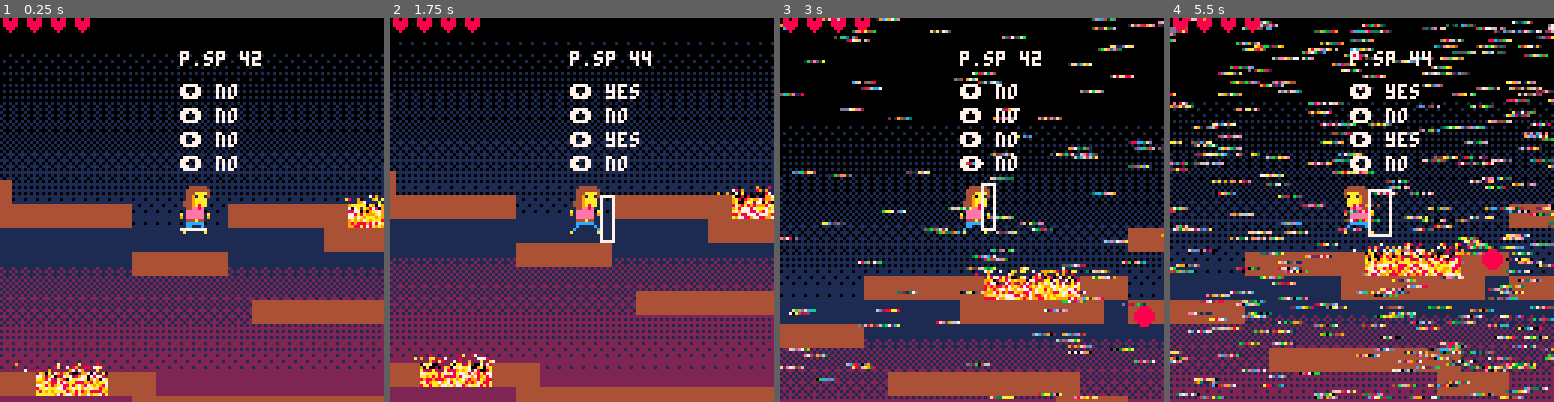
Above: before the commit, frames 1-4 (left to right).
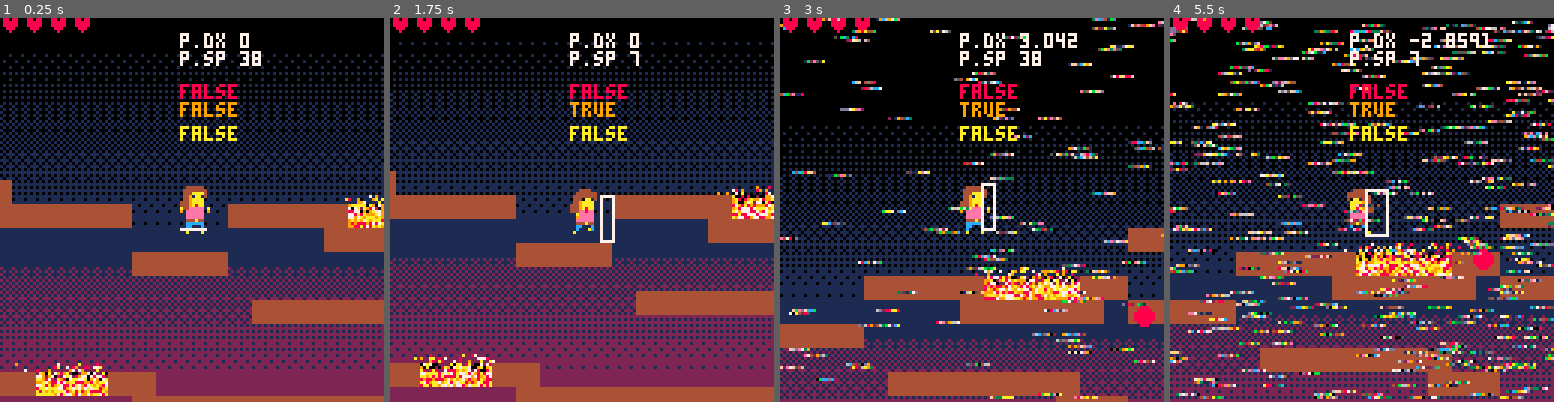
Above: after the commit, the same moments.

Repository: EmilieRobert33/SPOOKJAM
Game: PICO-8 cartridge spookjam.p8
The game is run twice, just before and just after one commit, with the same random seed, the same clock (stepped at 60 frames per second) and the same inputs.
Inputs:
- Up to frame 1 (0.25 s): no input
- Up to frame 2 (1.75 s): tap X (X key) at 0.33, 1.07 s; tap O (Z key) at 0.7, 1.7 s; hold Right from 1.6 s (still down)
- Up to frame 3 (3 s): tap X (X key) at 1.85, 2.97 s; release Right at 2.1 s; tap O (Z key) at 2.1, 2.5, 2.9 s; hold Right from 2.47 s (still down)
- Up to frame 4 (5.5 s): release Right at 3.03 s; hold Left 3.08-3.58 s; tap O (Z key) every 0.4 s from 3.3 to 5.3 s; hold Right 4.02-4.68 s; tap X (X key) at 4.08, 5.2 s; hold Left from 5.08 s (still down)

The runs differ from the first frame. In frame 1, 2.1% of the frame differs, in the area x 46-68%, y 3-57%; in frame 2, 2.4%; in frame 3, 2.3%; in frame 4, 6.2%, in the area x 17-89%, y 3-99%.

Commit message:
correction collision player

Diff:
--- a/spookjam.p8
+++ b/spookjam.p8
@@ -30,6 +30,7 @@
 	p.falling = false
 	p.sliding = false
 	p.landed = false
+	p.idle = false
 
 	--objet mask
 	mask = {}
@@ -118,11 +119,15 @@
  dr_fant()
 	----------test----------
 	rect(x1r,y1r,x2r,y2r,7)
-	print("⬅️ "..collide_l,p.x,p.y-10)
-	print("➡️ "..collide_r,p.x,p.y-18)
-	print("⬆️ "..collide_u,p.x,p.y-26)
-	print("⬇️ "..collide_d,p.x,p.y-34)
-	print("p.sp "..p.sp,p.x,p.y-45)
+	--print("⬅️ "..collide_l,p.x,p.y-10)
+	--print("➡️ "..collide_r,p.x,p.y-18)
+--	print("⬆️ "..collide_u,p.x,p.y-26)
+	--print("⬇️ "..collide_d,p.x,p.y-34)
+	print(p.sliding,p.x,p.y-34,8)
+	print(p.running,p.x,p.y-28,9)
+	print(p.idle,p.x,p.y-20,10)
+	print("p.sp "..p.sp,p.x,p.y-45,7)
+ print("p.dx "..p.dx,p.x,p.y-51,7)
 
  ------------------------------
  -- dessine la vie
@@ -261,13 +266,13 @@
 	p.dx *= friction
 
 	--controls
-	if btn(0) then
+	if (btn(0)) then
 		p.dx-=p.acc
 		p.running=true
 		p.flp=true
 	end
 	if btn(1) then
-		p.dx +=p.acc
+		p.dx+=p.acc
 		p.running=true
 		p.flp=false
 	end
@@ -282,13 +287,7 @@
  --if (btnp(5)) detect_fait_fantome()
 
 	--if player collides with a mask
-	if(check_coll(p,mask)
-	and mask.taken == false) then
-		make_explosions(mask.x,mask.y,15)
-		make_particules(16)
-		mask.sp = 100
-		mask.taken = true
-	end
+	check_collision_m()
 
 	--if player has mask 2
 	if (p.mask == 2) then
@@ -296,114 +295,31 @@
 	end
 
 	--mettre/enlever mask
-	if(mask.taken == true) then
-		if(p.mask == 0) then
-			if(btnp(❎)) p.mask = 1
-		elseif(p.mask == 1) then
-		 p.dx = 0
-			p.dy = 0
-			if(btnp(❎)) p.mask = 0
-		end
-	end
+	player_mask()
 
 	--slide
-	if p.running
-	and not (btn(1))
-	and not (btn(0))
-	and not p.falling
-	and not p.jumping then
-			p.running = false
-			p.sliding = true
-	end
+	player_slide()
 
 
 	--check collisions up and down
-	if(p.dy>0) then
-		p.falling=true
-		p.landed=false
-		p.jumping=false
-
-		p.dy=limit_speed(p.dy,p.max_dy)
-
-		if(collide_map(p,"down",0)) then
-			p.landed= true
-			p.falling= false
-			p.dy=0
-			p.y-=((p.y+p.h+1)%8)-1
-
-			-----test-----------
-			collide_d = "yes"
-			else collide_d="no"
-			--------------------
-
-		end
-	elseif (p.dy<0) then
-		p.jumping=true
-		if collide_map(p,"up",1) then
-			p.dy=0
-
-			-----test-----------
-			collide_u = "yes"
-			else collide_u="no"
-			--------------------
-
-		end
-	end
+	check_collision_ud()
 
 	--check collisions left and right
-	if (p.dx<0) then
-
-	p.dy=limit_speed(p.dy,p.max_dy)
-		if(collide_map(p,"left",0)) then
-			p.dx=0
-
-			-----test-----------
-			collide_l = "yes"
-			else collide_l="no"
-			--------------------
-
-		end
-	elseif (p.dx>0) then
-
-	p.dy=limit_speed(p.dy,p.max_dy)
-		if(collide_map(p,"right",0)) then
-			p.dx=0
-
-			-----test-----------
-			collide_r = "yes"
-			else collide_r="no"
-			--------------------
-
-		end
-	end
-
-	--stop sliding
-	if(p.sliding) then
-		if abs(p.dx)<.2
-		or p.running then
-			p.dx=0
-			p.sliding=false
-		end
-
-	end
+	check_collision_rl()
+
 
 	p.x += p.dx
 	p.y += p.dy
 
 	--limit player to the map
-	if (p.x<mapw_start) then
-		p.x=mapw_start
-	end
-	if(p.x>mapw_end-p.w) then
-		p.x=mapw_end-p.w
-	end
+	limit_map()
 end
 
 function player_animate()
 	if p.jumping then
-		p.sp = 44
+		p.sp = 7
 	elseif p.falling then
-		p.sp = 42
+		p.sp = 38
 	elseif p.sliding then
 		p.sp = 44
 	elseif p.running then
@@ -411,7 +327,7 @@
 			p.anim=time()
 			p.sp+=2
 			if p.sp>5 then
-				p.sp=3
+				p.sp=1
 			end
 		end
 	else -- player idle
@@ -428,6 +344,125 @@
 function limit_speed(num,maximum)
 	return mid(-maximum,num,maximum)
 end
+
+function player_mask()
+	if(mask.taken == true) then
+		if(p.mask == 0) then
+			if(btnp(❎)) then
+			 p.mask = 1
+			end
+		elseif(p.mask == 1) then
+		 p.dx = 0
+			p.dy = 0
+			if(btnp(❎)) p.mask = 0
+		end
+	end
+end
+
+function check_collision_m()
+	if(check_coll(p,mask)
+	and mask.taken == false) then
+		make_explosions(mask.x,mask.y,15)
+		make_particules(16)
+		mask.sp = 100
+		mask.taken = true
+	end
+end
+
+function check_collision_ud()
+	if(p.dy>0) then
+		p.falling=true
+		p.landed=false
+		p.jumping=false
+
+		p.dy=limit_speed(p.dy,p.max_dy)
+
+		if(collide_map(p,"down",0)) then
+			p.landed= true
+			p.falling= false
+			p.dy=0
+			p.y-=((p.y+p.h+1)%8)-1
+
+			-----test-----------
+			collide_d = "yes"
+			else collide_d="no"
+			--------------------
+
+		end
+	elseif (p.dy<0) then
+		p.jumping=true
+		if collide_map(p,"up",1) then
+			p.dy=0
+
+			-----test-----------
+			collide_u = "yes"
+			else collide_u="no"
+			--------------------
+
+		end
+	end
+end-----fin check col ud
+
+function check_collision_rl()
+	if (p.dx<0) then
+
+	p.dy=limit_speed(p.dy,p.max_dy)
+		if(collide_map(p,"left",0)) then
+			p.dx=0
+		-----test-----------
+		collide_l = "yes"
+		else collide_l="no"
+		--------------------
+
+		end
+	elseif (p.dx>0) then
+
+	p.dy=limit_speed(p.dy,p.max_dy)
+		if(collide_map(p,"right",0)) then
+			p.dx=0
+		-----test-----------
+		collide_r = "yes"
+		else collide_r="no"
+		--------------------
+		end
+	end
+end
+
+function limit_map()
+	if (p.x<mapw_start) then
+		p.x=mapw_start
+	end
+	if(p.x>mapw_end-p.w) then
+		p.x=mapw_end-p.w
+	end
+end
+
+function player_slide()
+	if p.running
+	and not (btn(1))
+	and not (btn(0))
+	and not p.falling
+	and not p.jumping then
+			p.running = false
+			p.sliding = true
+	end
+
+	--stop sliding
+	if(p.sliding) then
+		if abs(p.dx)==.2
+		or p.running then
+			p.dx=0
+			p.sliding=false
+	--stop sliding with mask
+		elseif(p.running
+		and btnp(❎)) then
+			p.dx=0
+			p.sliding=false
+		end
+	end
+end
+
+
 -->8
 --sfx
 
